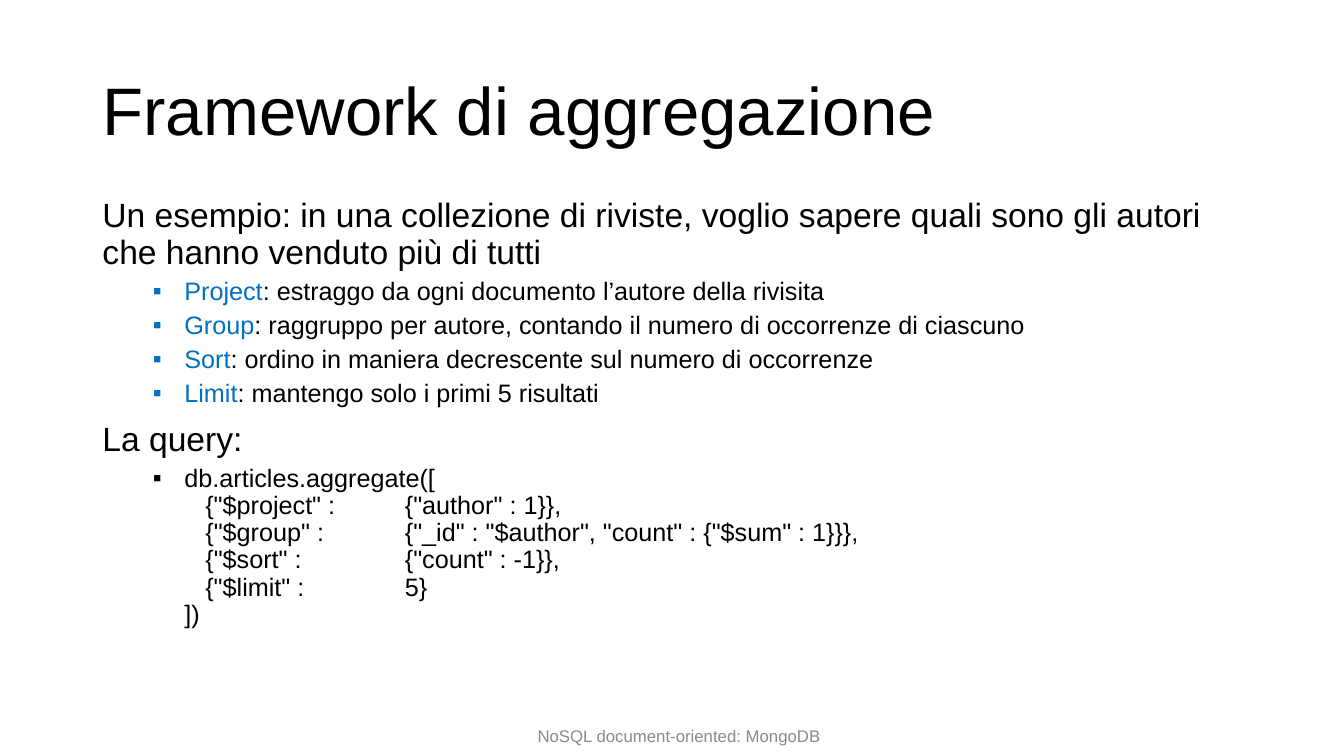
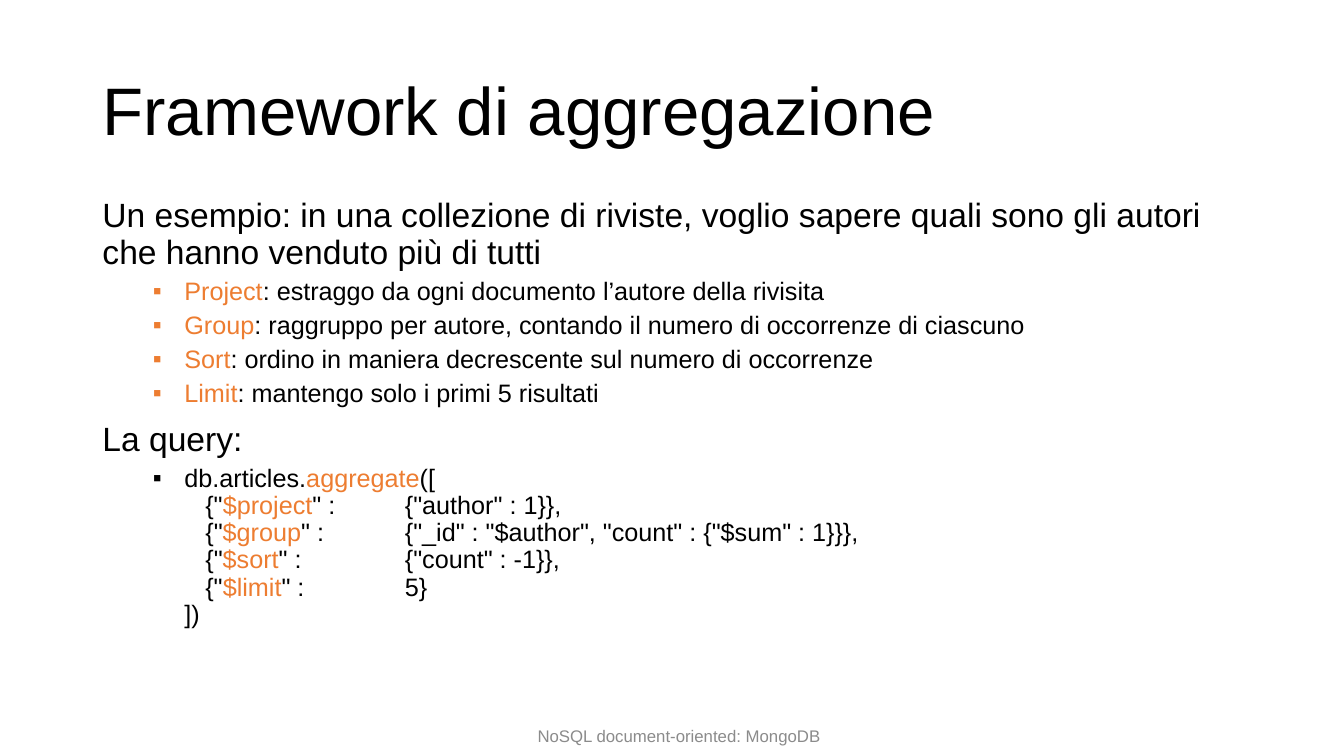
Before and after one commit to w4bo/teaching-seminario-nosql, a slide deck: slide 59 of slides/Document-based db.pptx (slide 66 before the commit). Drawn at 1344x756 pixels with LibreOffice and Linux fonts; fonts in the diff are those of the drawing. Boxes give left, top, right and bottom in pixels: in the first picture for what was removed or moved away, otherwise in the second. Text is boxed around its words. In the diff, an @@ line names an element or a change of style, - is before the commit and + after.

```diff
--- a/slides/Document-based db.pptx
+++ b/slides/Document-based db.pptx
@@ text at [184,281,1024,601]: text colour #0070C0 to #ED7D31 in "Project:", "Group:", "Sort:", "Limit:"; text colour #000000 to #ED7D31 in "db.articles.aggregate([ {"$project" {"$group" {"$sort" {"$li ..." @@
```
Also in this commit, not shown: 15 other slides changed, 1 slide added, 2 other files.
